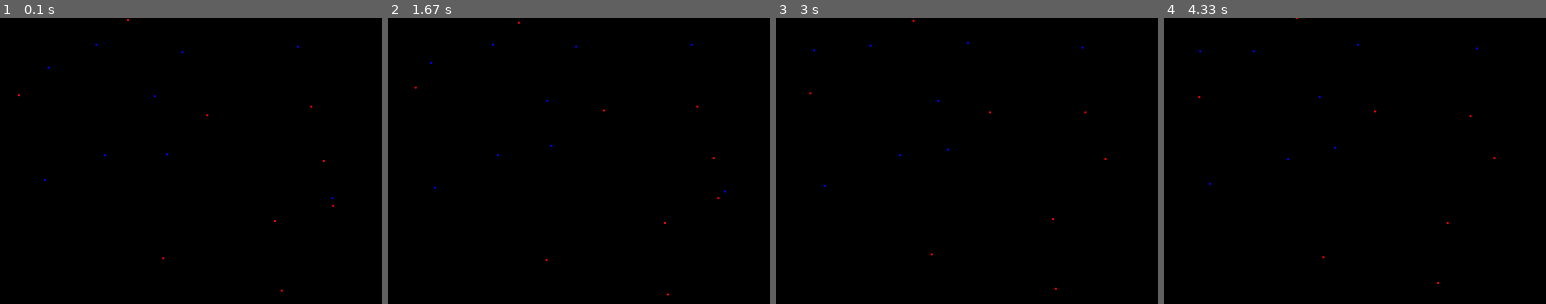
Above: before the commit, frames 1-4 (left to right).
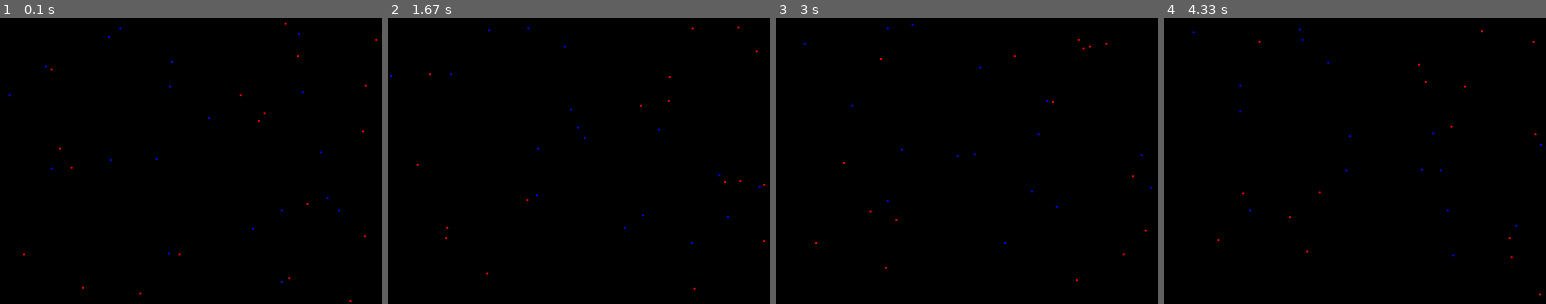
Above: after the commit, the same moments.

Repository: kartoffelknoedeln/PyGame
Game: pygame game, started from collision.py
Same seed, same stepped clock (60 frames per second), same inputs: the game is played once before the commit and once after it.
Inputs:
- Up to frame 1 (0.1 s): no input
- Up to frame 2 (1.67 s): no input
- Up to frame 3 (3 s): no input
- Up to frame 4 (4.33 s): no input

The runs differ from the first frame. In frame 1, 0.2% of the frame differs, in the area x 2-99%, y 0-100%; in frame 2, 0.2%; in frame 3, 0.2%; in frame 4, 0.2%.

Commit message:
Update collision.py

Diff:
--- a/collision.py
+++ b/collision.py
@@ -2,8 +2,8 @@
 import random
 import numpy as np
 
-MATTER = 10
-ANTIMATTER = 10
+MATTER = 20
+ANTIMATTER = 20
 
 WIDTH = 400
 HEIGHT = 300
@@ -81,6 +81,7 @@
                             del other_elements[other_element_id]
                         if matter_element.size <= 0:
                             del matters[matter_id]
+                            print(len(matters), 'pair(s) of matter/antimatter particles left.')
 
     return matters, antimatters
 
@@ -92,8 +93,9 @@
         for element_id in element_dict:
             element = element_dict[element_id]
             pygame.draw.circle(game_display, element.color, [element.x, element.y], element.size)
-            element.move()
-            element.check_bounds()
+            for speed in range(20):
+                element.move()
+                element.check_bounds()
 
     pygame.display.update()
     return matters, antimatters
@@ -111,7 +113,7 @@
                 quit()
 
         matter_elements, antimatter_elements = draw_environment([matter_elements, antimatter_elements])
-        clock.tick(30)
+        clock.tick(60)
 
 if __name__ == '__main__':
     main()
